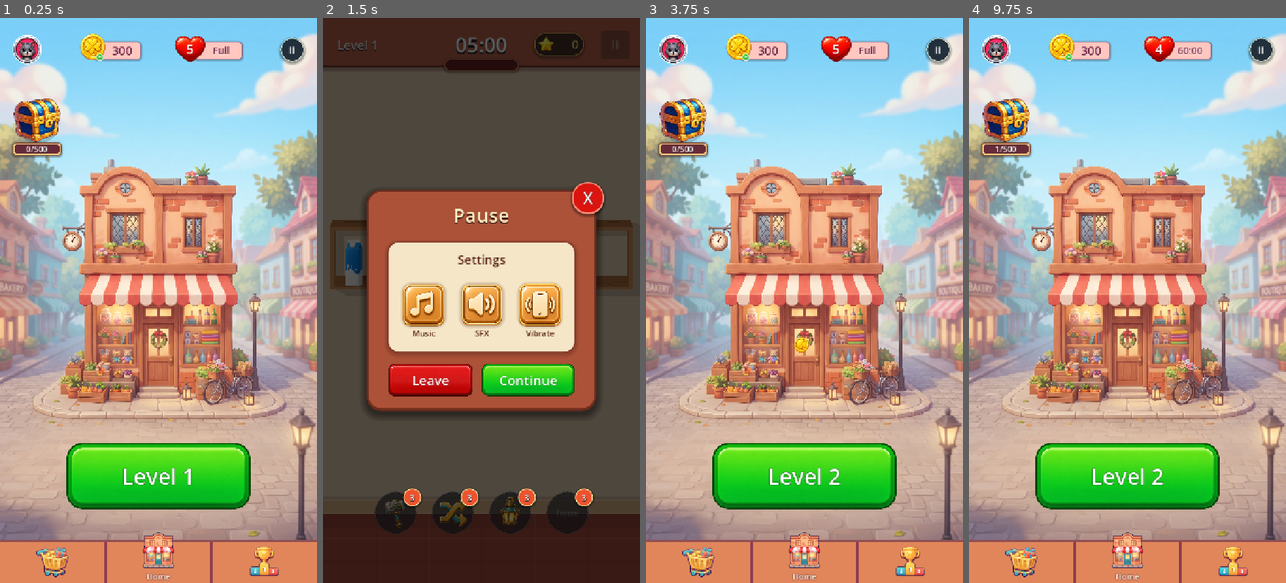
Above: before the commit, frames 1-4 (left to right).
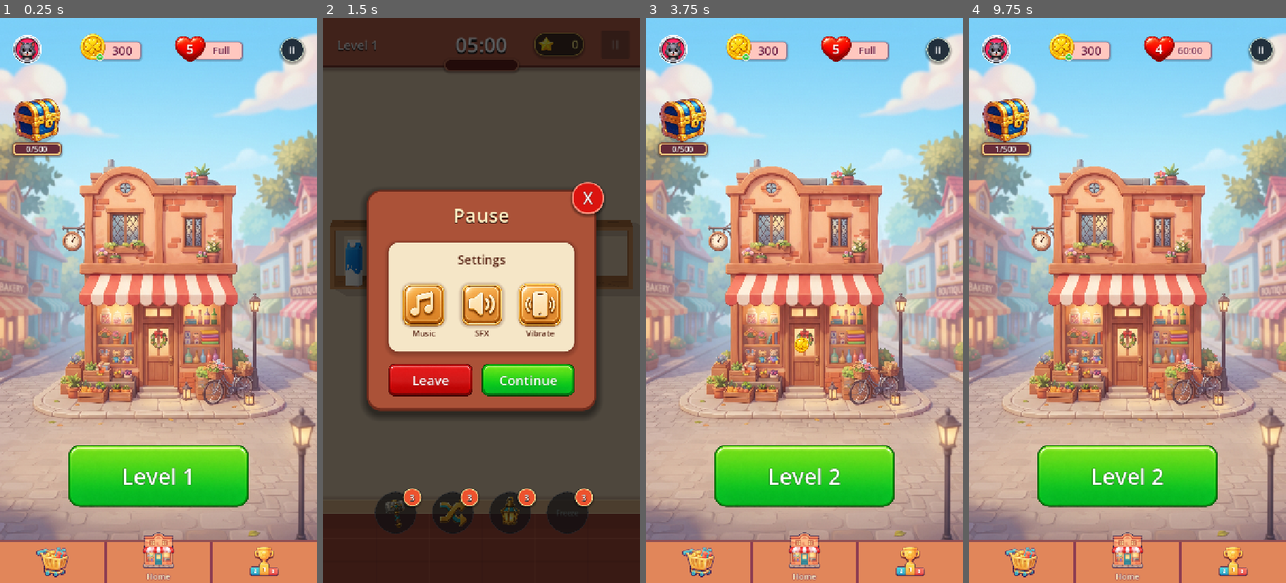
Above: after the commit, the same moments.

Repository: vladeque/sorting-puzzle
Game: Godot game, scene res://scenes/main_menu.tscn
The game is run twice, just before and just after one commit, with the same random seed, the same clock (stepped at 60 frames per second) and the same inputs.
Inputs:
- Up to frame 1 (0.25 s): no input
- Up to frame 2 (1.5 s): click "Level 1" at 0.5 s; click "II" at 1.25 s
- Up to frame 3 (3.75 s): click "Continue" at 2 s; click "3" at 2.75 s; click "Next" at 3.5 s
- Up to frame 4 (9.75 s): click "Level 2" at 4.25 s; click "2" at 5 s; click "II" at 5.75 s; click "Continue" at 6.5 s; click "1" at 7.25 s; click "II" at 8 s; click "Leave" at 8.75 s; click "Leave" at 9.5 s

The runs differ from the first frame. In frame 1, 1.6% of the frame differs, in the area x 20-80%, y 75-87%; in frame 2, nothing differs; in frame 3, 1.6%; in frame 4, 1.6%.

Commit message:
Update level button styling

Diff:
--- a/scenes/ui/level_button.tscn
+++ b/scenes/ui/level_button.tscn
@@ -1,12 +1,12 @@
-[gd_scene load_steps=4 format=3]
+[gd_scene format=3 uid="uid://cfpyljokiei7h"]
 
-[ext_resource type="Texture2D" uid="uid://bai63m2evt0sk" path="res://assets/ui/level_button_blank.png" id="1_level_button_blank"]
-[ext_resource type="Script" path="res://scripts/press_scale_button.gd" id="2_press_scale_button"]
+[ext_resource type="Texture2D" uid="uid://borxe8m7bwoqf" path="res://assets/ui/green_button_840x306.png" id="1_0pgek"]
+[ext_resource type="Script" uid="uid://bxx8loq0o6syr" path="res://scripts/press_scale_button.gd" id="2_press_scale_button"]
 
 [sub_resource type="StyleBoxTexture" id="StyleBoxTexture_level_button"]
-texture = ExtResource("1_level_button_blank")
+texture = ExtResource("1_0pgek")
 
-[node name="LevelButton" type="Button"]
+[node name="LevelButton" type="Button" unique_id=548605628]
 custom_minimum_size = Vector2(420, 153)
 size_flags_horizontal = 4
 size_flags_vertical = 4
@@ -15,14 +15,11 @@
 theme_override_colors/font_hover_color = Color(1, 1, 1, 1)
 theme_override_colors/font_disabled_color = Color(0.82, 0.92, 0.82, 0.72)
 theme_override_colors/font_outline_color = Color(0.03, 0.25, 0.04, 0.95)
-theme_override_colors/font_shadow_color = Color(0.01, 0.18, 0.03, 0.72)
 theme_override_constants/outline_size = 4
-theme_override_constants/shadow_offset_x = 0
-theme_override_constants/shadow_offset_y = 4
 theme_override_font_sizes/font_size = 50
 theme_override_styles/normal = SubResource("StyleBoxTexture_level_button")
+theme_override_styles/pressed = SubResource("StyleBoxTexture_level_button")
 theme_override_styles/hover = SubResource("StyleBoxTexture_level_button")
-theme_override_styles/pressed = SubResource("StyleBoxTexture_level_button")
 theme_override_styles/disabled = SubResource("StyleBoxTexture_level_button")
 text = "Level 1"
 script = ExtResource("2_press_scale_button")
Binary file added: assets/abilities/ice_clock_icon_256x256.png
Not shown, added: assets/abilities/ice_clock_icon_256x256.png.import
Binary file added: assets/ui/green_button_840x306.png
Not shown, added: assets/ui/green_button_840x306.png.import
Binary file added: tmp/imagegen/level_button_blank_light_blue_thin_border_candidate.png
Binary file added: tmp/imagegen/level_button_blank_red_thin_border_candidate.png
Binary file added: tmp/imagegen/level_button_blank_yellow_orange_thin_border_candidate.png
